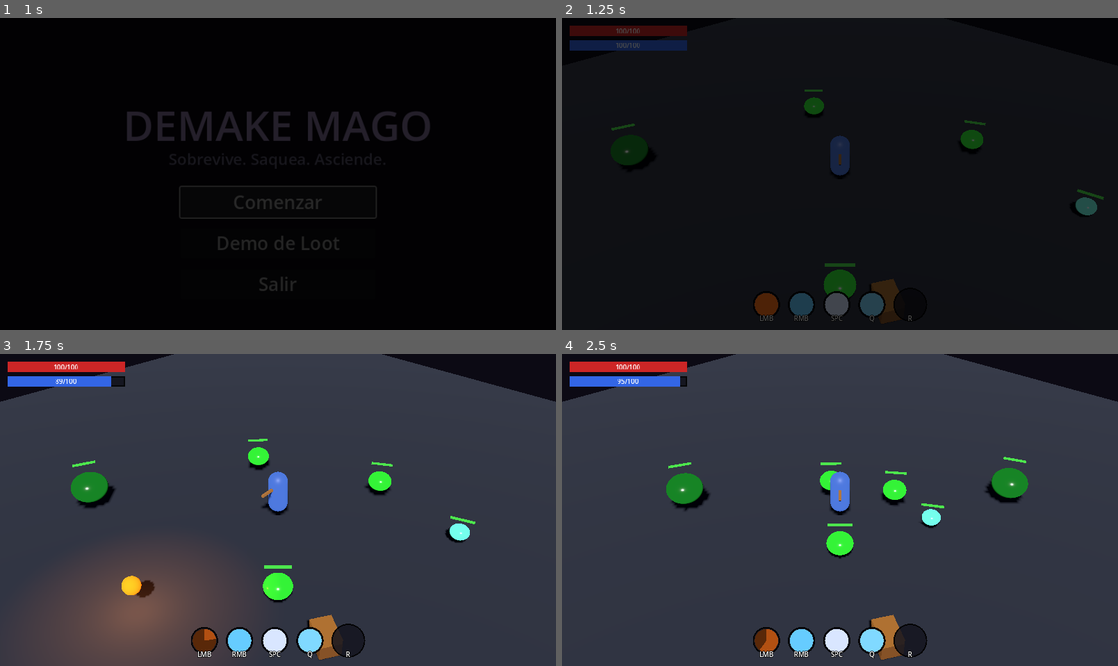
Above: before the commit, frames 1-4 (two rows, left to right).
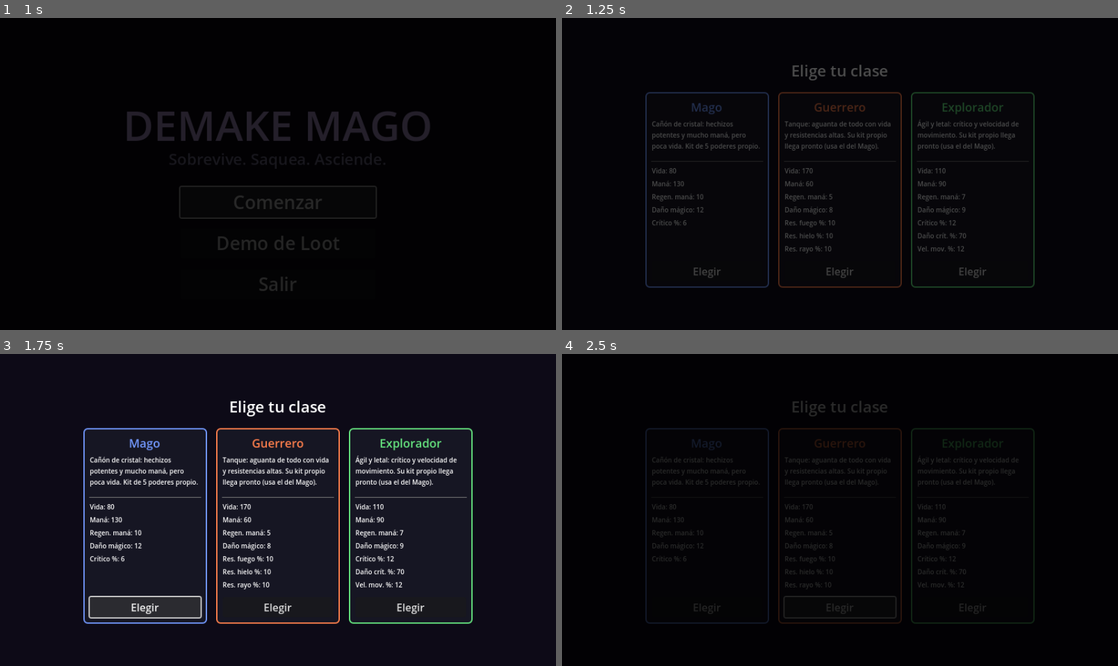
Above: after the commit, the same moments.

Repository: meatxsucks/godot-game
Game: Godot game, scene res://scenes/ui/MainMenu.tscn
Same seed, same stepped clock (60 frames per second), same inputs: the game is played once before the commit and once after it.
Inputs (mouse positions are in pixels of both pictures, inside the frame that each line leads up to):
- Up to frame 1 (1 s): click "Comenzar" at 0.5 s
- Up to frame 2 (1.25 s): no input
- Up to frame 3 (1.75 s): click (144, 606) at 1.25 s, where only the run after the commit has a clickable "Elegir"
- Up to frame 4 (2.5 s): click (840, 606) at 2 s, where only the run after the commit has a clickable "Elegir"

Frame 1 is identical in both runs. In frame 2, 8.2% of the frame differs, in the area x 1-98%, y 2-98%; in frame 3, 94%; in frame 4, 96%, in the area x 0-100%, y 0-100%.

Commit message:
Rol: clases jugables, skills estilo Tibia y zona segura
- Autoload Game con 3 clases (Mago/Guerrero/Explorador) y stats propios;
  pantalla de selección de clase entre el menú y la Arena
- SkillSet estilo Tibia: Magia/Fuego/Rayo/Hielo suben con el uso (+2 XP al
  elemento por casteo) y dan +3%/nivel de daño de su tipo (+1% Magia)
- Zona segura en el spawn (radio 5) con el cofre adentro: los slimes no
  entran, esperan afuera y la rodean por la tangente
- Panel de inventario a 2 columnas con bloques de Stats y Skills en vivo
- Kits de poderes propios de Guerrero/Explorador quedan pendientes

Diff:
--- a/project.godot
+++ b/project.godot
@@ -18,6 +18,7 @@
 
 [autoload]
 
+Game="*res://scripts/core/game_state.gd"
 LootDB="*res://scripts/loot/loot_database.gd"
 Loot="*res://scripts/loot/loot_generator.gd"
 SceneManager="*res://scripts/core/scene_manager.gd"
--- a/scenes/levels/Arena.tscn
+++ b/scenes/levels/Arena.tscn
@@ -6,6 +6,7 @@
 [ext_resource type="PackedScene" uid="uid://chudingame001" path="res://scenes/ui/HUD.tscn" id="4_hud"]
 [ext_resource type="PackedScene" uid="uid://cchest0000001" path="res://scenes/world/Chest.tscn" id="5_chest"]
 [ext_resource type="Script" path="res://scripts/levels/enemy_spawner.gd" id="6_spawner"]
+[ext_resource type="PackedScene" uid="uid://csafezone0001" path="res://scenes/world/SafeZone.tscn" id="7_zone"]
 
 [sub_resource type="PlaneMesh" id="PlaneMesh_floor"]
 size = Vector2(40, 40)
@@ -40,6 +41,8 @@
 [node name="CollisionShape3D" type="CollisionShape3D" parent="Floor"]
 transform = Transform3D(1, 0, 0, 0, 1, 0, 0, 0, 1, 0, -0.5, 0)
 shape = SubResource("BoxShape3D_floor")
+
+[node name="SafeZone" parent="." instance=ExtResource("7_zone")]
 
 [node name="Player" parent="." instance=ExtResource("1_player")]
 transform = Transform3D(1, 0, 0, 0, 1, 0, 0, 0, 1, 0, 0, 0)
@@ -82,6 +85,6 @@
 script = ExtResource("6_spawner")
 
 [node name="Chest" parent="." instance=ExtResource("5_chest")]
-transform = Transform3D(0.866025, 0, -0.5, 0, 1, 0, 0.5, 0, 0.866025, 6, 0, 4)
+transform = Transform3D(0.866025, 0, -0.5, 0, 1, 0, 0.5, 0, 0.866025, 3, 0, 2)
 
 [node name="HUD" parent="." instance=ExtResource("4_hud")]
--- /dev/null
+++ b/scenes/ui/ClassSelect.tscn
@@ -0,0 +1,39 @@
+[gd_scene load_steps=2 format=3 uid="uid://cclasssel0001"]
+
+[ext_resource type="Script" path="res://scripts/ui/class_select.gd" id="1_select"]
+
+[node name="ClassSelect" type="Control"]
+layout_mode = 3
+anchors_preset = 15
+anchor_right = 1.0
+anchor_bottom = 1.0
+script = ExtResource("1_select")
+
+[node name="BG" type="ColorRect" parent="."]
+layout_mode = 1
+anchors_preset = 15
+anchor_right = 1.0
+anchor_bottom = 1.0
+color = Color(0.05, 0.04, 0.09, 1)
+
+[node name="Center" type="CenterContainer" parent="."]
+layout_mode = 1
+anchors_preset = 15
+anchor_right = 1.0
+anchor_bottom = 1.0
+
+[node name="VBox" type="VBoxContainer" parent="Center"]
+layout_mode = 2
+theme_override_constants/separation = 16
+
+[node name="Title" type="Label" parent="Center/VBox"]
+layout_mode = 2
+theme_override_font_sizes/font_size = 24
+text = "Elige tu clase"
+horizontal_alignment = 1
+
+[node name="Cards" type="HBoxContainer" parent="Center/VBox"]
+unique_name_in_owner = true
+layout_mode = 2
+theme_override_constants/separation = 14
+alignment = 1
--- a/scenes/ui/InventoryPanel.tscn
+++ b/scenes/ui/InventoryPanel.tscn
@@ -22,58 +22,90 @@
 anchor_top = 0.5
 anchor_right = 1.0
 anchor_bottom = 0.5
-offset_left = -252.0
-offset_top = -215.0
+offset_left = -420.0
+offset_top = -210.0
 offset_right = -8.0
-offset_bottom = 215.0
+offset_bottom = 210.0
 grow_horizontal = 0
 grow_vertical = 2
 theme_override_styles/panel = SubResource("StyleBoxFlat_panel")
 script = ExtResource("1_inv")
 
-[node name="VBox" type="VBoxContainer" parent="."]
+[node name="HBox" type="HBoxContainer" parent="."]
 layout_mode = 2
-theme_override_constants/separation = 6
+theme_override_constants/separation = 12
 
-[node name="EquipTitle" type="Label" parent="VBox"]
+[node name="LeftCol" type="VBoxContainer" parent="HBox"]
+layout_mode = 2
+size_flags_horizontal = 3
+theme_override_constants/separation = 5
+
+[node name="EquipTitle" type="Label" parent="HBox/LeftCol"]
 layout_mode = 2
 theme_override_font_sizes/font_size = 11
 text = "Equipo"
 horizontal_alignment = 1
 
-[node name="EquipCenter" type="CenterContainer" parent="VBox"]
+[node name="EquipCenter" type="CenterContainer" parent="HBox/LeftCol"]
 layout_mode = 2
 
-[node name="EquipGrid" type="GridContainer" parent="VBox/EquipCenter"]
+[node name="EquipGrid" type="GridContainer" parent="HBox/LeftCol/EquipCenter"]
 unique_name_in_owner = true
 layout_mode = 2
 theme_override_constants/h_separation = 4
 theme_override_constants/v_separation = 4
 columns = 3
 
-[node name="HSep" type="HSeparator" parent="VBox"]
+[node name="HSep" type="HSeparator" parent="HBox/LeftCol"]
 layout_mode = 2
 
-[node name="InvCounter" type="Label" parent="VBox"]
+[node name="StatsTitle" type="Label" parent="HBox/LeftCol"]
+layout_mode = 2
+theme_override_font_sizes/font_size = 11
+text = "Stats"
+horizontal_alignment = 1
+
+[node name="StatsBox" type="VBoxContainer" parent="HBox/LeftCol"]
+unique_name_in_owner = true
+layout_mode = 2
+theme_override_constants/separation = 1
+
+[node name="SkillsTitle" type="Label" parent="HBox/LeftCol"]
+layout_mode = 2
+theme_override_font_sizes/font_size = 11
+text = "Skills"
+horizontal_alignment = 1
+
+[node name="SkillsBox" type="VBoxContainer" parent="HBox/LeftCol"]
+unique_name_in_owner = true
+layout_mode = 2
+theme_override_constants/separation = 1
+
+[node name="RightCol" type="VBoxContainer" parent="HBox"]
+layout_mode = 2
+theme_override_constants/separation = 5
+
+[node name="InvCounter" type="Label" parent="HBox/RightCol"]
 unique_name_in_owner = true
 layout_mode = 2
 theme_override_font_sizes/font_size = 11
 text = "Inventario 0/20"
 horizontal_alignment = 1
 
-[node name="InvCenter" type="CenterContainer" parent="VBox"]
+[node name="InvCenter" type="CenterContainer" parent="HBox/RightCol"]
 layout_mode = 2
 
-[node name="InvGrid" type="GridContainer" parent="VBox/InvCenter"]
+[node name="InvGrid" type="GridContainer" parent="HBox/RightCol/InvCenter"]
 unique_name_in_owner = true
 layout_mode = 2
 theme_override_constants/h_separation = 4
 theme_override_constants/v_separation = 4
 columns = 5
 
-[node name="Hint" type="Label" parent="VBox"]
+[node name="Hint" type="Label" parent="HBox/RightCol"]
 layout_mode = 2
 theme_override_font_sizes/font_size = 9
-text = "Click: equipar / quitar — I o Tab: cerrar"
+text = "Click: equipar / usar / quitar
+I o Tab: cerrar"
 horizontal_alignment = 1
 autowrap_mode = 2
--- /dev/null
+++ b/scenes/world/SafeZone.tscn
@@ -0,0 +1,32 @@
+[gd_scene load_steps=4 format=3 uid="uid://csafezone0001"]
+
+[ext_resource type="Script" path="res://scripts/world/safe_zone.gd" id="1_zone"]
+
+[sub_resource type="StandardMaterial3D" id="StandardMaterial3D_zone"]
+transparency = 1
+shading_mode = 0
+albedo_color = Color(0.3, 0.85, 0.9, 0.18)
+emission_enabled = true
+emission = Color(0.2, 0.7, 0.8, 1)
+emission_energy_multiplier = 0.6
+
+[sub_resource type="CylinderMesh" id="CylinderMesh_zone"]
+material = SubResource("StandardMaterial3D_zone")
+top_radius = 5.0
+bottom_radius = 5.0
+height = 0.05
+
+[node name="SafeZone" type="Node3D"]
+script = ExtResource("1_zone")
+
+[node name="Disc" type="MeshInstance3D" parent="."]
+transform = Transform3D(1, 0, 0, 0, 1, 0, 0, 0, 1, 0, 0.03, 0)
+mesh = SubResource("CylinderMesh_zone")
+
+[node name="Label" type="Label3D" parent="."]
+transform = Transform3D(1, 0, 0, 0, 1, 0, 0, 0, 1, 0, 0.35, 4.2)
+billboard = 1
+modulate = Color(0.55, 0.9, 0.95, 1)
+text = "ZONA SEGURA"
+font_size = 40
+outline_size = 12
--- a/scripts/abilities/ability.gd
+++ b/scripts/abilities/ability.gd
@@ -16,6 +16,8 @@
 var mana_cost: float = 0.0
 ## true = se puede mantener presionado para re-castear (proyectiles).
 var hold_to_cast: bool = false
+## Elemento que entrena esta habilidad (skill estilo Tibia). &"" = ninguno.
+var element: StringName = &""
 
 ## Descuento de cooldown generado por el último casteo (ej. legendario
 ## "Cascada Crítica"). El player lo consume al armar el timer del slot.
--- a/scripts/abilities/arc_bolt_ability.gd
+++ b/scripts/abilities/arc_bolt_ability.gd
@@ -13,6 +13,7 @@
 	cooldown = 0.6
 	mana_cost = 6.0
 	hold_to_cast = true
+	element = &"lightning"
 
 func _cast(player) -> bool:
 	return _spawn_projectile(player, SCENE, &"lightning_damage", 0.4)
--- a/scripts/abilities/fireball_ability.gd
+++ b/scripts/abilities/fireball_ability.gd
@@ -12,6 +12,7 @@
 	cooldown = 2.0
 	mana_cost = 15.0
 	hold_to_cast = true
+	element = &"fire"
 
 func _cast(player) -> bool:
 	var result: Array = player.stats.roll_spell_damage(&"fire_damage", 1.0)
--- a/scripts/abilities/frost_nova_ability.gd
+++ b/scripts/abilities/frost_nova_ability.gd
@@ -12,6 +12,7 @@
 	color = Color(0.5, 0.85, 1.0)
 	cooldown = 5.0
 	mana_cost = 25.0
+	element = &"cold"
 
 func _cast(player) -> bool:
 	var result: Array = player.stats.roll_spell_damage(&"cold_damage", 1.0)
--- a/scripts/abilities/meteor_storm_ability.gd
+++ b/scripts/abilities/meteor_storm_ability.gd
@@ -13,6 +13,7 @@
 	color = Color(1.0, 0.25, 0.15)
 	cooldown = 1.0
 	mana_cost = 0.0
+	element = &"fire"
 
 func _can_cast(player) -> bool:
 	return player.super_charge >= player.SUPER_MAX
--- /dev/null
+++ b/scripts/core/game_state.gd
@@ -0,0 +1,57 @@
+## Estado global de la partida (autoload "Game"): clase elegida (rol) y
+## definiciones de clases. El kit de 5 poderes actual es el del Mago; los
+## kits propios de Guerrero/Explorador llegarán después.
+extends Node
+
+const CLASSES := {
+	&"mage": {
+		"name": "Mago",
+		"desc": "Cañón de cristal: hechizos potentes y mucho maná, pero poca vida. Kit de 5 poderes propio.",
+		"color": Color(0.45, 0.6, 1.0),
+		"stats": {
+			&"max_health": 80.0,
+			&"max_mana": 130.0,
+			&"mana_regen": 10.0,
+			&"spell_damage": 12.0,
+			&"crit_chance": 6.0,
+		},
+	},
+	&"warrior": {
+		"name": "Guerrero",
+		"desc": "Tanque: aguanta de todo con vida y resistencias altas. Su kit propio llega pronto (usa el del Mago).",
+		"color": Color(1.0, 0.5, 0.3),
+		"stats": {
+			&"max_health": 170.0,
+			&"max_mana": 60.0,
+			&"mana_regen": 5.0,
+			&"spell_damage": 8.0,
+			&"res_fire": 10.0,
+			&"res_cold": 10.0,
+			&"res_lightning": 10.0,
+		},
+	},
+	&"ranger": {
+		"name": "Explorador",
+		"desc": "Ágil y letal: crítico y velocidad de movimiento. Su kit propio llega pronto (usa el del Mago).",
+		"color": Color(0.4, 0.9, 0.5),
+		"stats": {
+			&"max_health": 110.0,
+			&"max_mana": 90.0,
+			&"mana_regen": 7.0,
+			&"spell_damage": 9.0,
+			&"crit_chance": 12.0,
+			&"crit_damage": 70.0,
+			&"move_speed": 12.0,
+		},
+	},
+}
+
+## Clase elegida en ClassSelect. Default Mago (permite correr la Arena directo).
+var selected_class: StringName = &"mage"
+
+func class_def(id: StringName) -> Dictionary:
+	return CLASSES.get(id, CLASSES[&"mage"])
+
+## Overrides de stats base de la clase seleccionada (los aplica PlayerStats).
+func selected_stats() -> Dictionary:
+	return class_def(selected_class).get("stats", {})
--- a/scripts/enemies/slime.gd
+++ b/scripts/enemies/slime.gd
@@ -18,10 +18,12 @@
 var current_health: float
 var _health_bar: HealthBar3D
 var _material: StandardMaterial3D
+var _safe_zone: SafeZone
 
 func _ready() -> void:
 	add_to_group("enemies")
 	current_health = max_health
+	_safe_zone = get_tree().get_first_node_in_group("safe_zone")
 
 	# Material propio de la instancia, tintado por variante.
 	var mesh: MeshInstance3D = $Visual/Mesh
@@ -44,24 +46,16 @@
 	_health_bar.position.y = 1.25 * size_scale
 
 func _physics_process(delta: float) -> void:
-	# Búsqueda simple del jugador
-	var player = get_tree().get_first_node_in_group("player")
+	var direction := _pick_direction(delta)
 
-	if player:
-		# Mover hacia el jugador en el plano XZ
-		var direction = global_position.direction_to(player.global_position)
-		direction.y = 0
-		direction = direction.normalized()
-
+	if direction != Vector3.ZERO:
 		velocity.x = direction.x * speed
 		velocity.z = direction.z * speed
-
-		# Girar suavemente hacia el jugador
-		if direction != Vector3.ZERO:
-			var target_look = global_position + direction
-			# Evitar errores de look_at cuando target == global_position
-			if global_position.distance_squared_to(target_look) > 0.01:
-				look_at(target_look, Vector3.UP)
+		# Girar suavemente hacia donde se mueve
+		var target_look := global_position + direction
+		# Evitar errores de look_at cuando target == global_position
+		if global_position.distance_squared_to(target_look) > 0.01:
+			look_at(target_look, Vector3.UP)
 	else:
 		velocity.x = move_toward(velocity.x, 0, speed)
 		velocity.z = move_toward(velocity.z, 0, speed)
@@ -71,6 +65,36 @@
 		velocity.y -= 9.8 * delta
 
 	move_and_slide()
+
+## Decide hacia dónde moverse respetando la zona segura: si el slime está
+## dentro sale por el camino más corto; si el jugador está a salvo, espera
+## afuera; si la zona queda en el camino, la rodea por la tangente.
+func _pick_direction(delta: float) -> Vector3:
+	# Nunca dentro de la zona segura: salir.
+	if _safe_zone and _safe_zone.contains(global_position):
+		var out := global_position - _safe_zone.global_position
+		out.y = 0
+		return out.normalized() if out.length_squared() > 0.001 else Vector3.RIGHT
+
+	var player = get_tree().get_first_node_in_group("player")
+	if player == null:
+		return Vector3.ZERO
+	# Jugador a salvo: esperar afuera de la zona.
+	if _safe_zone and _safe_zone.contains(player.global_position):
+		return Vector3.ZERO
+
+	var direction = global_position.direction_to(player.global_position)
+	direction.y = 0
+	direction = direction.normalized()
+
+	# Si el próximo paso entraría a la zona, rodearla por la tangente.
+	if _safe_zone and _safe_zone.contains(global_position + direction * speed * delta):
+		var to_center := _safe_zone.global_position - global_position
+		to_center.y = 0
+		var tangent := Vector3(-to_center.z, 0, to_center.x).normalized()
+		direction = tangent if tangent.dot(direction) >= 0.0 else -tangent
+
+	return direction
 
 func take_damage(amount: float) -> void:
 	current_health -= amount
--- a/scripts/player/player_controller.gd
+++ b/scripts/player/player_controller.gd
@@ -49,6 +49,7 @@
 signal item_equipped(item: LootItem, previous: LootItem)
 signal super_charge_changed(current: float, maximum: float)
 signal inventory_changed
+signal skills_changed
 
 @onready var visual: Node3D = $Visual
 @onready var wand: MeshInstance3D = $Visual/Wand
@@ -181,6 +182,11 @@
 	if not ability.execute(self):
 		return
 	_emit_resource_signals()
+	# Entrenamiento estilo Tibia: cada casteo da XP a su elemento y a Magia.
+	if ability.element != &"":
+		stats.skills.add_xp(ability.element, 2.0)
+		stats.skills.add_xp(&"magic", 1.0)
+		skills_changed.emit()
 	cooldowns[slot] = maxf(0.0, effective_cooldown(ability.cooldown) - ability.consume_cooldown_refund())
 
 ## Cooldown real tras aplicar cast_speed y reducción de enfriamiento del loot.
--- a/scripts/player/player_stats.gd
+++ b/scripts/player/player_stats.gd
@@ -29,6 +29,9 @@
 ## slot (&"head", &"armor", &"weapon", &"offhand", &"ring", &"boots") -> LootItem
 var equipment := {}
 
+## Skills estilo Tibia: suben usando cada tipo de daño y potencian ese daño.
+var skills := SkillSet.new()
+
 var health: float = 0.0
 var mana: float = 0.0
 
@@ -36,6 +39,8 @@
 var _cache := {}
 
 func _init() -> void:
+	# Overrides de la clase elegida (rol): el Guerrero arranca tanque, etc.
+	base_stats.merge(Game.selected_stats(), true)
 	recompute()
 	health = get_stat(&"max_health")
 	mana = get_stat(&"max_mana")
@@ -111,7 +116,8 @@
 ## la Bola de Fuego, rayo para la Descarga, frío para la Nova...) y
 ## `multiplier` escala el golpe (proyectil spam más débil, super más fuerte).
 func roll_spell_damage(element: StringName = &"fire_damage", multiplier: float = 1.0) -> Array:
-	var dmg := (get_stat(&"spell_damage") + get_stat(element)) * multiplier
+	var dmg := (get_stat(&"spell_damage") + get_stat(element)) * multiplier \
+			* skills.damage_multiplier(element)
 	var is_crit := randf() * 100.0 < get_stat(&"crit_chance")
 	if is_crit:
 		dmg *= 1.0 + get_stat(&"crit_damage") / 100.0
--- /dev/null
+++ b/scripts/player/skill_set.gd
@@ -0,0 +1,53 @@
+## Skills estilo Tibia: entrenan con el uso (cada casteo da XP a su elemento)
+## y suben el daño de ese tipo. "Magia" es el nivel general: sube con todo.
+class_name SkillSet
+extends RefCounted
+
+const SKILLS: Array[StringName] = [&"magic", &"fire", &"lightning", &"cold"]
+
+const NAMES := {
+	&"magic": "Magia",
+	&"fire": "Fuego",
+	&"lightning": "Rayo",
+	&"cold": "Hielo",
+}
+
+var levels := {}
+var xp := {}
+
+func _init() -> void:
+	for skill in SKILLS:
+		levels[skill] = 1
+		xp[skill] = 0.0
+
+## XP necesaria para pasar del nivel dado al siguiente (rápida al inicio).
+func xp_needed(level_now: int) -> float:
+	return 10.0 + level_now * 8.0
+
+## Suma XP. Devuelve true si el skill subió al menos un nivel.
+func add_xp(skill: StringName, amount: float) -> bool:
+	if not levels.has(skill):
+		return false
+	xp[skill] += amount
+	var leveled := false
+	while xp[skill] >= xp_needed(levels[skill]):
+		xp[skill] -= xp_needed(levels[skill])
+		levels[skill] += 1
+		leveled = true
+	return leveled
+
+func level(skill: StringName) -> int:
+	return int(levels.get(skill, 1))
+
+## Progreso 0..1 hacia el siguiente nivel.
+func progress(skill: StringName) -> float:
+	return clampf(float(xp.get(skill, 0.0)) / xp_needed(level(skill)), 0.0, 1.0)
+
+## Multiplicador de daño por skills para un stat elemental (&"fire_damage"...):
+## +3% por nivel del elemento y +1% por nivel de Magia (sobre el nivel 1).
+func damage_multiplier(element_stat: StringName) -> float:
+	var element := StringName(String(element_stat).trim_suffix("_damage"))
+	var bonus := (level(&"magic") - 1) * 0.01
+	if levels.has(element):
+		bonus += (level(element) - 1) * 0.03
+	return 1.0 + bonus
--- /dev/null
+++ b/scripts/ui/class_select.gd
@@ -0,0 +1,79 @@
+## Selección de clase (rol) antes de entrar a la Arena. Las tarjetas se
+## construyen por código desde Game.CLASSES.
+extends Control
+
+const ORDER: Array[StringName] = [&"mage", &"warrior", &"ranger"]
+
+## Etiquetas cortas para las líneas de stats de cada tarjeta.
+const STAT_LABELS := {
+	&"max_health": "Vida",
+	&"max_mana": "Maná",
+	&"mana_regen": "Regen. maná",
+	&"spell_damage": "Daño mágico",
+	&"crit_chance": "Crítico %",
+	&"crit_damage": "Daño crít. %",
+	&"move_speed": "Vel. mov. %",
+	&"res_fire": "Res. fuego %",
+	&"res_cold": "Res. hielo %",
+	&"res_lightning": "Res. rayo %",
+}
+
+@onready var cards: HBoxContainer = %Cards
+
+func _ready() -> void:
+	for id in ORDER:
+		cards.add_child(_make_card(id))
+
+func _make_card(id: StringName) -> Control:
+	var def: Dictionary = Game.class_def(id)
+
+	var panel := PanelContainer.new()
+	var style := StyleBoxFlat.new()
+	style.bg_color = Color(0.09, 0.09, 0.14, 0.95)
+	style.set_border_width_all(2)
+	style.border_color = def["color"]
+	style.set_corner_radius_all(6)
+	style.set_content_margin_all(10)
+	panel.add_theme_stylebox_override(&"panel", style)
+	panel.custom_minimum_size = Vector2(190, 250)
+
+	var box := VBoxContainer.new()
+	box.add_theme_constant_override(&"separation", 6)
+	panel.add_child(box)
+
+	var title := Label.new()
+	title.text = def["name"]
+	title.horizontal_alignment = HORIZONTAL_ALIGNMENT_CENTER
+	title.add_theme_color_override(&"font_color", def["color"])
+	title.add_theme_font_size_override(&"font_size", 18)
+	box.add_child(title)
+
+	var desc := Label.new()
+	desc.text = def["desc"]
+	desc.autowrap_mode = TextServer.AUTOWRAP_WORD_SMART
+	desc.add_theme_font_size_override(&"font_size", 10)
+	desc.custom_minimum_size = Vector2(0, 56)
+	box.add_child(desc)
+
+	box.add_child(HSeparator.new())
+
+	for stat in def["stats"]:
+		var line := Label.new()
+		line.text = "%s: %d" % [STAT_LABELS.get(stat, String(stat)), roundi(def["stats"][stat])]
+		line.add_theme_font_size_override(&"font_size", 10)
+		box.add_child(line)
+
+	var spacer := Control.new()
+	spacer.size_flags_vertical = Control.SIZE_EXPAND_FILL
+	box.add_child(spacer)
+
+	var button := Button.new()
+	button.text = "Elegir"
+	button.pressed.connect(_on_class_chosen.bind(id))
+	box.add_child(button)
+
+	return panel
+
+func _on_class_chosen(id: StringName) -> void:
+	Game.selected_class = id
+	SceneManager.change_scene("res://scenes/levels/Arena.tscn")
--- a/scripts/ui/inventory_panel.gd
+++ b/scripts/ui/inventory_panel.gd
@@ -19,20 +19,35 @@
 	&"boots": "BOT",
 }
 
+## Stats mostrados en el bloque de Stats: [stat, etiqueta].
+const STAT_ROWS := [
+	[&"max_health", "Vida"],
+	[&"max_mana", "Maná"],
+	[&"spell_damage", "Daño mágico"],
+	[&"crit_chance", "Crítico %"],
+	[&"cast_speed", "Vel. lanz. %"],
+	[&"move_speed", "Vel. mov. %"],
+]
+
 var player: Node = null
 
 @onready var equip_grid: GridContainer = %EquipGrid
 @onready var inv_grid: GridContainer = %InvGrid
 @onready var inv_counter: Label = %InvCounter
+@onready var stats_box: VBoxContainer = %StatsBox
+@onready var skills_box: VBoxContainer = %SkillsBox
 
 var _equip_slots := {} # slot StringName -> ItemSlotUI
 var _inv_slots: Array[ItemSlotUI] = []
+var _stat_labels := {} # stat StringName -> Label
+var _skill_labels := {} # skill StringName -> Label
 
 ## Conecta el panel al player y construye las casillas. Lo llama el HUD.
 func setup(p_player: Node) -> void:
 	player = p_player
 	player.inventory_changed.connect(refresh)
 	player.stats_changed.connect(refresh)
+	player.skills_changed.connect(refresh)
 	_build()
 	refresh()
 
@@ -55,6 +70,17 @@
 		inv_grid.add_child(slot)
 		_inv_slots.append(slot)
 
+	for row in STAT_ROWS:
+		_stat_labels[row[0]] = _make_line(stats_box)
+	for skill in SkillSet.SKILLS:
+		_skill_labels[skill] = _make_line(skills_box)
+
+func _make_line(parent: Control) -> Label:
+	var label := Label.new()
+	label.add_theme_font_size_override(&"font_size", 10)
+	parent.add_child(label)
+	return label
+
 func refresh() -> void:
 	if player == null:
 		return
@@ -65,6 +91,14 @@
 		_inv_slots[i].set_item(item)
 	inv_counter.text = "Inventario %d/%d" % [player.inventory.size(), player.INVENTORY_SIZE]
 
+	# Stats efectivos (base de la clase + equipo) y skills estilo Tibia.
+	for row in STAT_ROWS:
+		_stat_labels[row[0]].text = "%s: %d" % [row[1], roundi(player.stats.get_stat(row[0]))]
+	for skill in SkillSet.SKILLS:
+		var lv: int = player.stats.skills.level(skill)
+		var pct: int = roundi(player.stats.skills.progress(skill) * 100)
+		_skill_labels[skill].text = "%s: nv %d (%d%%)" % [SkillSet.NAMES[skill], lv, pct]
+
 func _on_inventory_slot_pressed(index: int) -> void:
 	player.equip_from_inventory(index)
 
--- a/scripts/ui/main_menu.gd
+++ b/scripts/ui/main_menu.gd
@@ -13,7 +13,8 @@
 	btn_play.grab_focus()
 
 func _on_play_pressed() -> void:
-	SceneManager.change_scene("res://scenes/levels/Arena.tscn")
+	# Primero se elige clase (rol); la Arena se carga desde ahí.
+	SceneManager.change_scene("res://scenes/ui/ClassSelect.tscn")
 
 func _on_loot_pressed() -> void:
 	SceneManager.change_scene("res://scenes/LootDemo.tscn")
--- /dev/null
+++ b/scripts/world/safe_zone.gd
@@ -0,0 +1,15 @@
+## Zona segura: los enemigos no entran y esperan afuera si el jugador está
+## dentro. Ideal para equiparse tranquilo (el cofre vive adentro).
+class_name SafeZone
+extends Node3D
+
+@export var radius: float = 5.0
+
+func _ready() -> void:
+	add_to_group("safe_zone")
+
+## ¿La posición (en el plano XZ) está dentro de la zona?
+func contains(pos: Vector3) -> bool:
+	var delta := pos - global_position
+	delta.y = 0.0
+	return delta.length_squared() <= radius * radius
Not shown: 1 places in scenes/levels/Arena.tscn that only renumber resources
Not shown, added: scripts/core/game_state.gd.uid
Not shown, added: scripts/player/skill_set.gd.uid
Not shown, added: scripts/ui/class_select.gd.uid
Not shown, added: scripts/world/safe_zone.gd.uid
Not shown, changed: IMPLEMENTED_FEATURES.md
